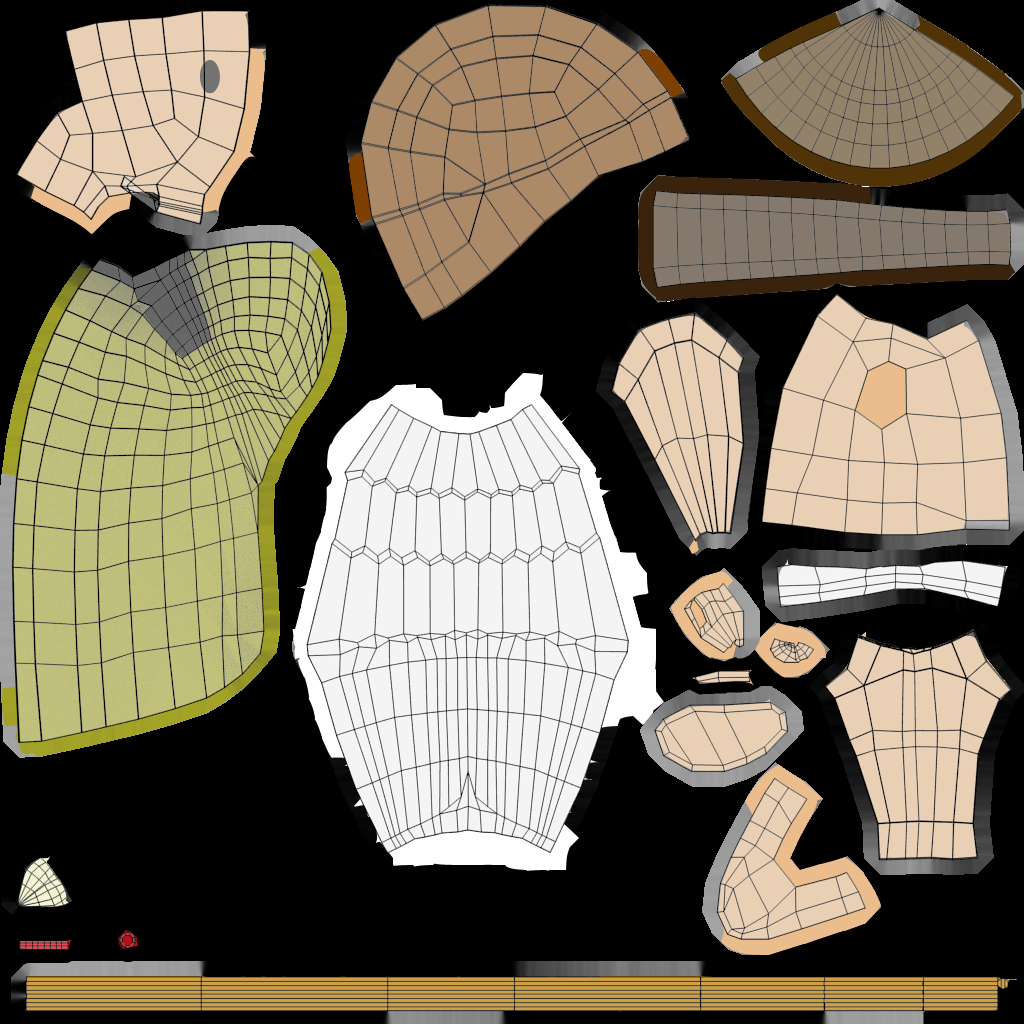
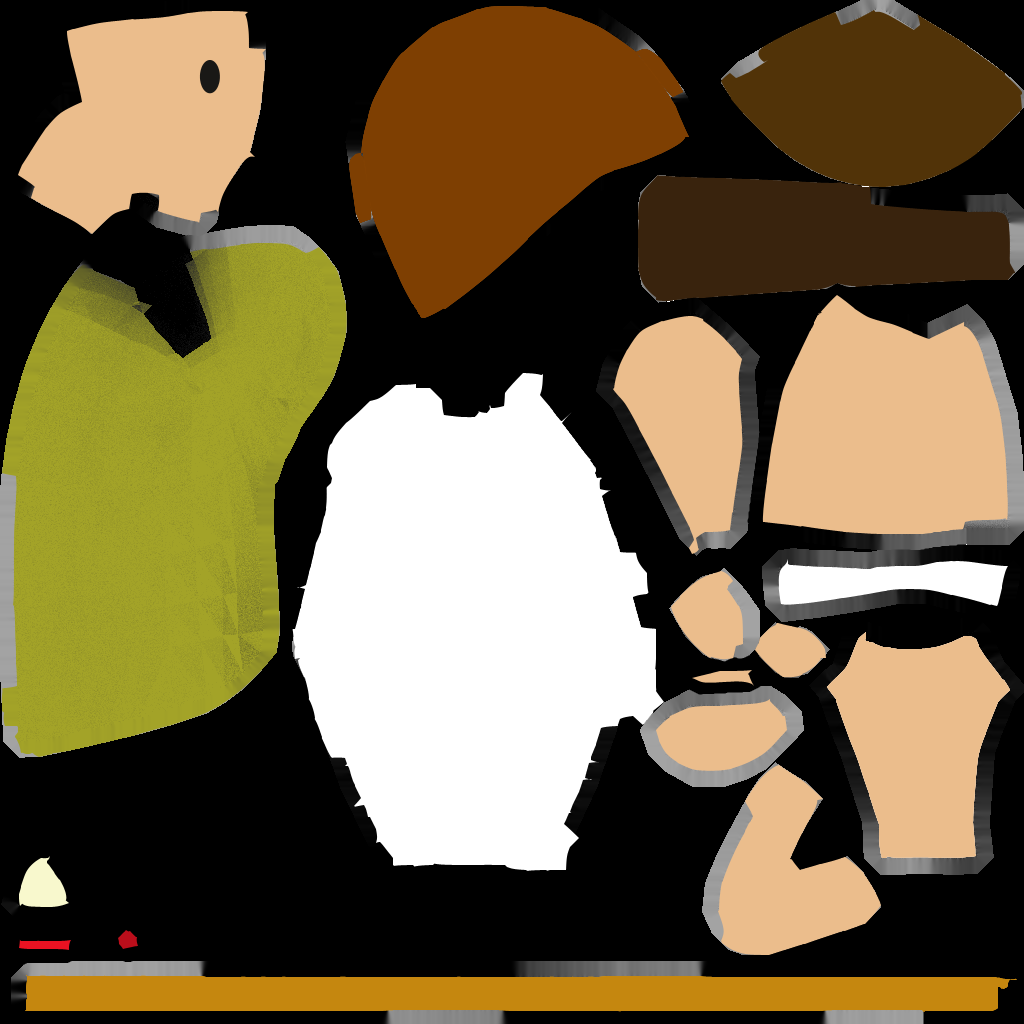
Two versions of the same layered image (w=1024, h=1024). Layer-by-layer changes:
hid "Capa 0" over (x1=11, y1=3, x2=1015, y2=1012)
painted on "Forma 1", masked it over (x1=199, y1=60, x2=220, y2=94)
